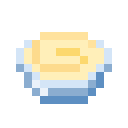
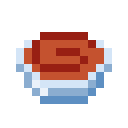
Before/after of a 128×128 layered artwork. What changed in the layer stack:
added layer "plain yogurt.png copy" above "acai copy" over [24, 40, 104, 80]
added layer "acai copy" above "fig" over [24, 32, 104, 80]
added layer "fig" above "gooseberry" over [24, 32, 104, 80]
added layer "gooseberry" above "cranberry" over [24, 32, 104, 80]
added layer "cranberry" above "acai" over [24, 32, 104, 80]
added layer "acai" above "starfruit" over [24, 32, 104, 80]
added layer "starfruit" above "mangosteen" over [24, 32, 104, 80]
added layer "mangosteen" above "pomegranate" over [24, 32, 104, 80]
added layer "pomegranate" above "passion fruit" over [24, 32, 104, 80]
added layer "passion fruit" above "dragon fruit" over [24, 32, 104, 80]
added layer "dragon fruit" above "grape" over [24, 32, 104, 80]
added layer "grape" above "plum" over [24, 32, 104, 80]
added layer "plum" above "pear" over [24, 32, 104, 80]
added layer "pear" above "banana" over [24, 32, 104, 80]
added layer "banana" above "lychee" over [24, 32, 104, 80]
added layer "lychee" above "matcha" over [24, 32, 104, 80]
added layer "matcha" above "cinnamon" over [24, 32, 104, 80]
added layer "cinnamon" above "pumpkin" over [24, 32, 104, 80]
added layer "pumpkin" above "honey" over [24, 32, 104, 80]
hid "pineapple" over [24, 32, 104, 80]
hid "vanilla" over [24, 32, 104, 80]
hid "plain yogurt.png" over [24, 32, 104, 80]
